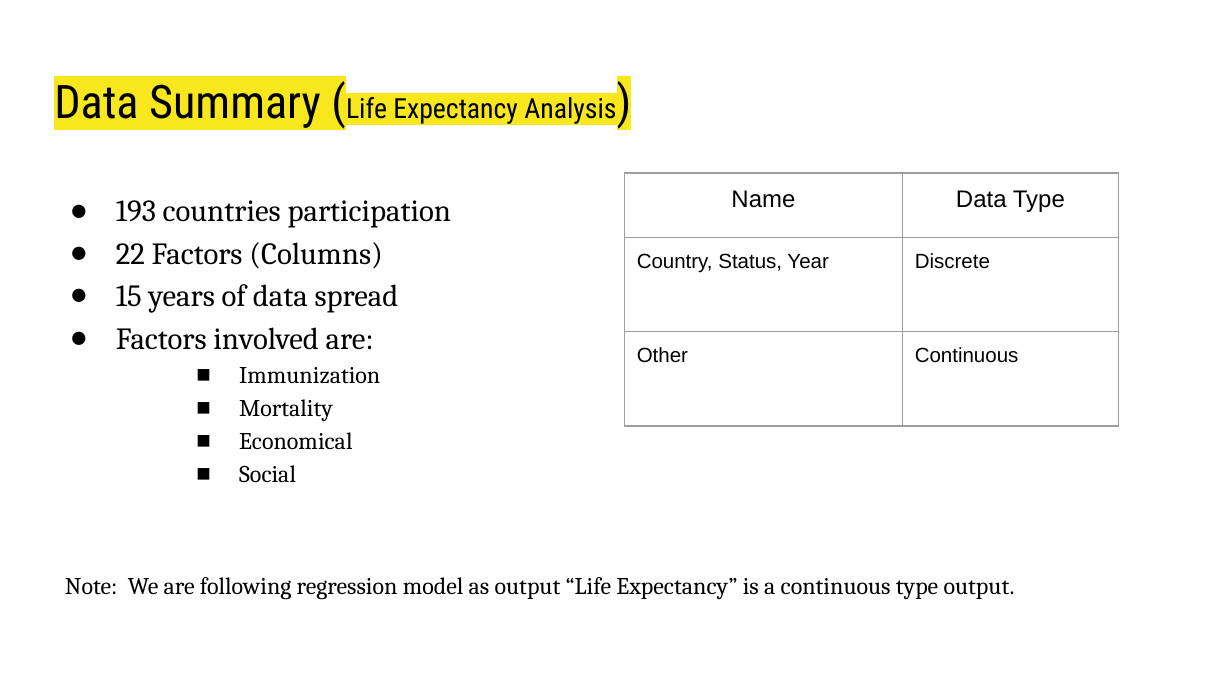
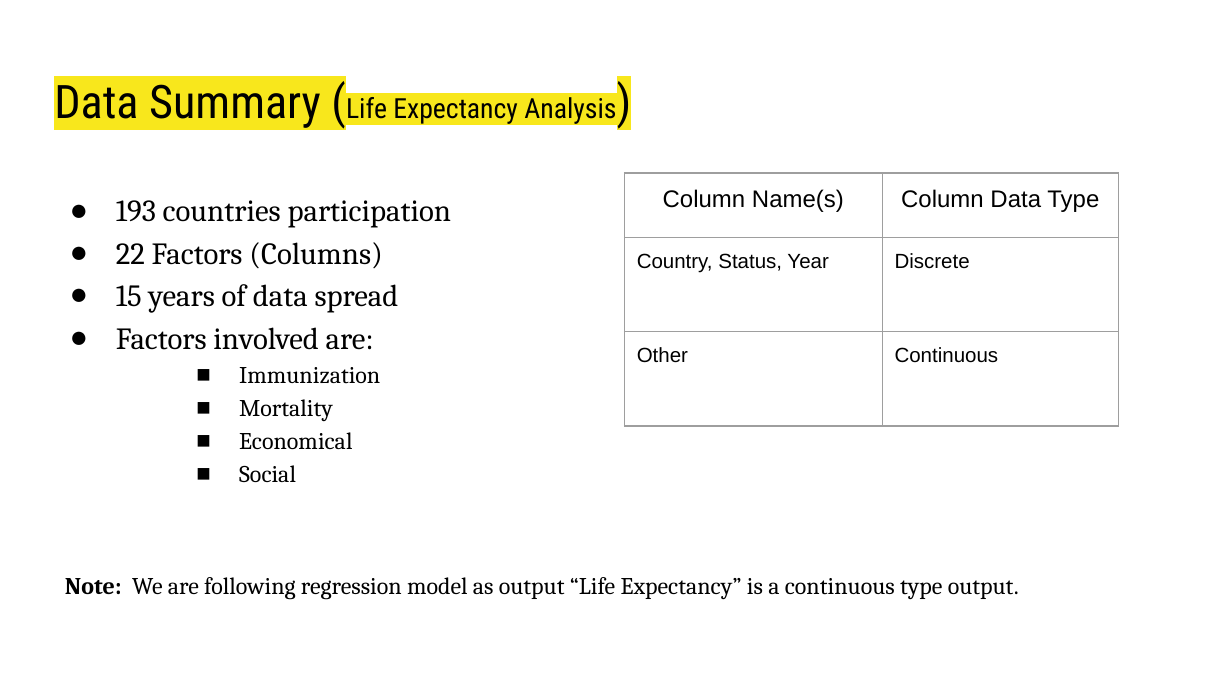
Before and after one commit to sreeram514/AIML_Project, a slide deck: slide 4 of AIML - Cohort1 - Life Expectancy.pptx (slide 3 before the commit). Drawn at 1232x693 pixels with LibreOffice and Linux fonts; fonts in the diff are those of the drawing. Boxes give left, top, right and bottom in pixels: in the first picture for what was removed or moved away, otherwise in the second. Text is boxed around its words. In the diff, an @@ line names an element or a change of style, - is before the commit and + after.

```diff
--- a/AIML - Cohort1 - Life Expectancy.pptx
+++ b/AIML - Cohort1 - Life Expectancy.pptx
@@ table at box(625, 172, 1119, 577) @@
-row 1, column 1: Name
+row 1, column 1: Column Name(s)
-row 1, column 2: Data Type
+row 1, column 2: Column Data Type
@@ text "Note: We are following regression ..." at box(65, 577, 1019, 599): bold on in "Note:" @@
```
Also in this commit, not shown: 6 other slides changed, 2 slides added, 1 slide removed, 3 other files.
